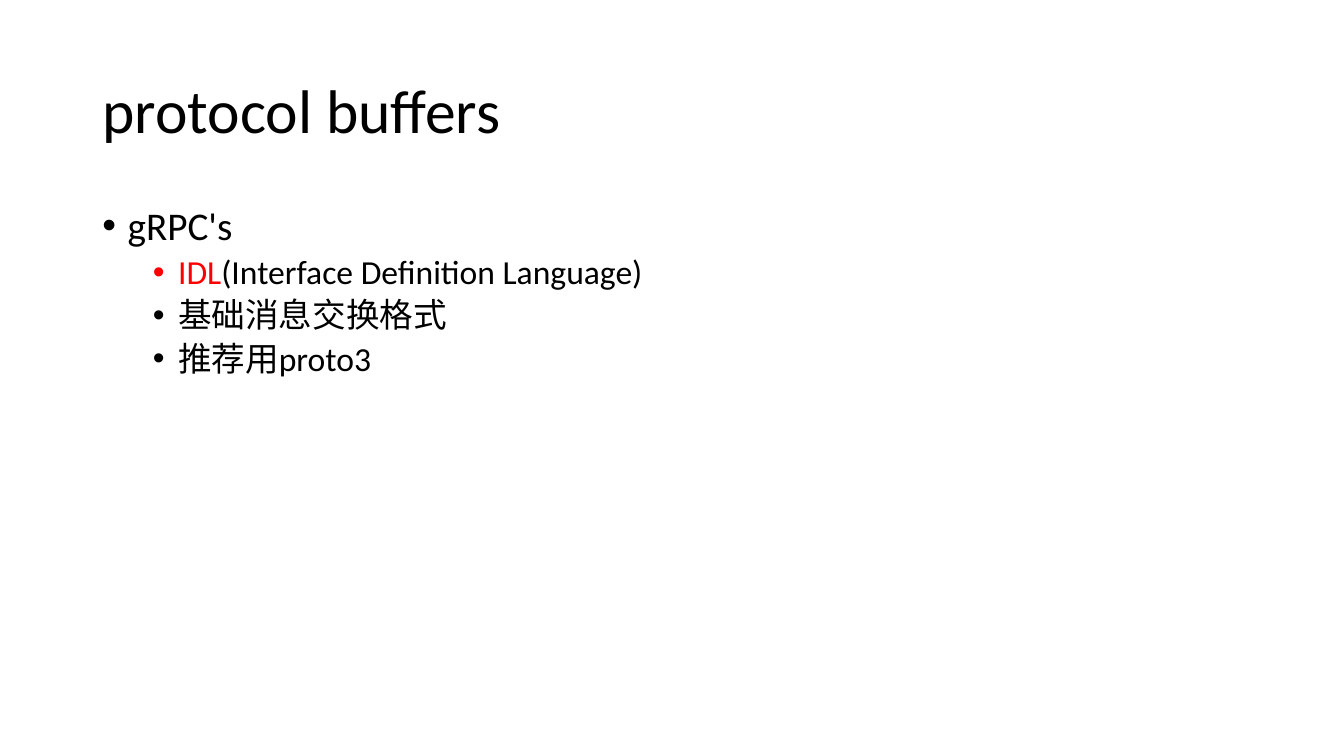
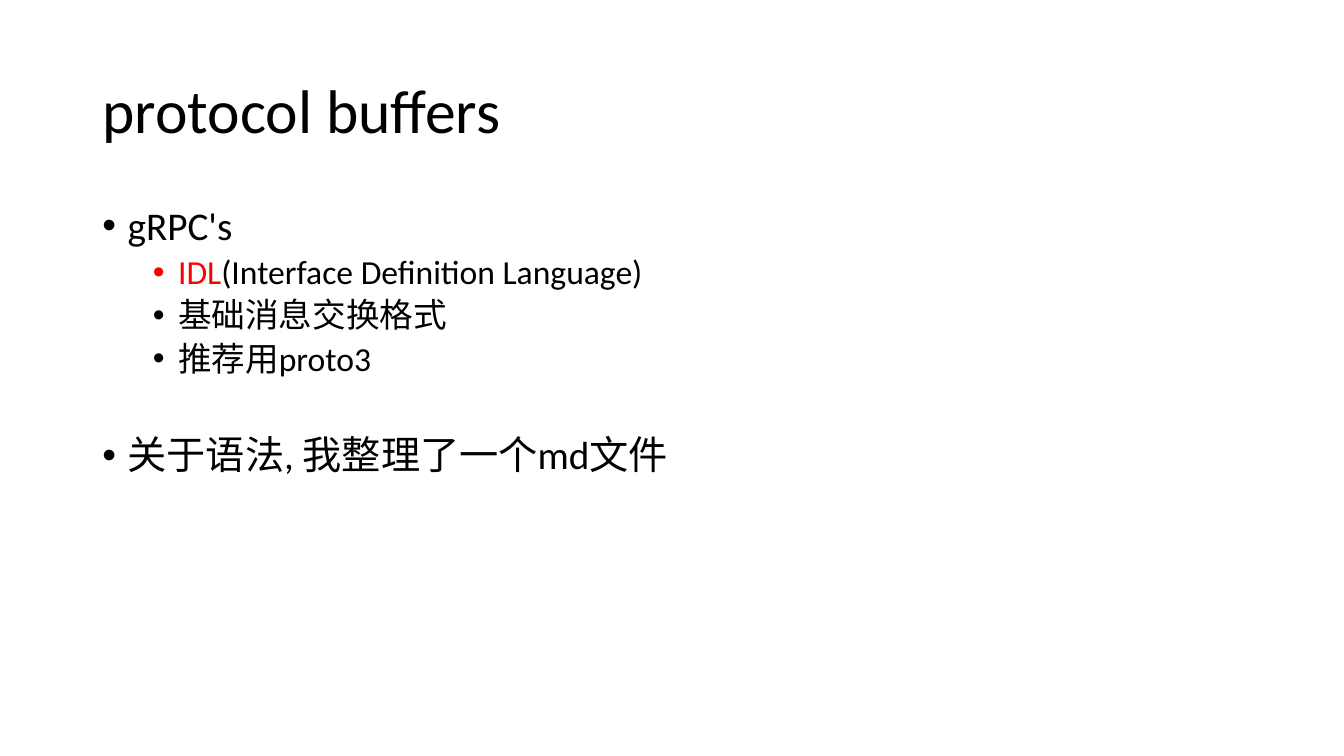
Before and after one commit to llaoj/my-share, a slide deck: slide 4 of grpc/index.pptx (slide 3 before the commit). Drawn at 1344x756 pixels with LibreOffice and Linux fonts; fonts in the diff are those of the drawing. Boxes give left, top, right and bottom in pixels: in the first picture for what was removed or moved away, otherwise in the second. Text is boxed around its words. In the diff, an @@ line names an element or a change of style, - is before the commit and + after.

```diff
--- a/grpc/index.pptx
+++ b/grpc/index.pptx
@@ text at <box>128,436,668,474</box>: paragraph added @@
+• 关于语法, 我整理了一个md文件
```
Also in this commit, not shown: 2 other slides changed, 2 slides added.
